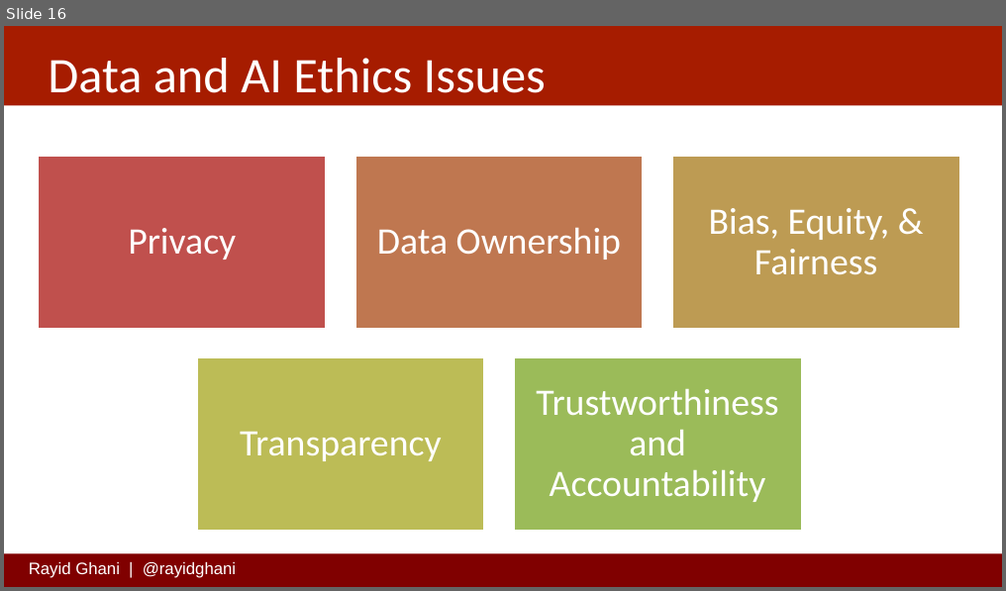
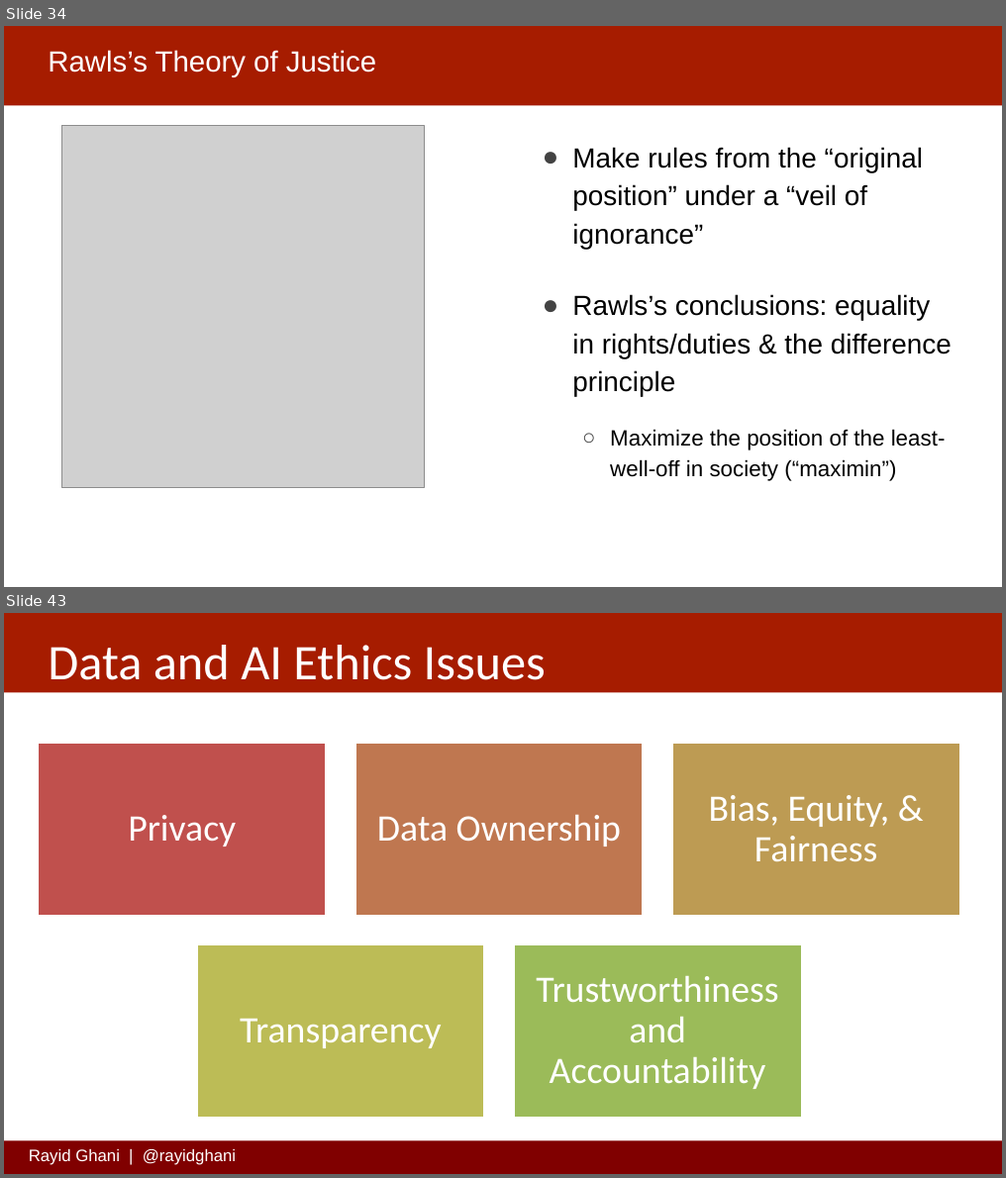
Before and after one commit to dssg/mlforpublicpolicylab, a slide deck: Lectures/EthicsOverview.pptx. Shown one above the other, each under a label of ours: slide 16 before the commit, slides 34 and 43 after it; the slides between them are not shown. The pictures are 1006x591 and 1006x1178 pixels, drawn with LibreOffice and Linux fonts; fonts in the diff are those of the drawing; grey boxes stand for pictures; background and template pictures are left out. Boxes give left, top, right and bottom in pixels: in the first picture for what was removed or moved away, otherwise in the second. Text is boxed around its words. In the diff, an @@ line names an element or a change of style, - is before the commit and + after.

```diff
--- a/Lectures/EthicsOverview.pptx
+++ b/Lectures/EthicsOverview.pptx
@@ slide 34 added at bbox=[4, 26, 1002, 587], background #FFFFFF; not listed: 1 template element that a slide beside it also shows @@
@@ title added at bbox=[48, 50, 376, 77], 28 pt, text #FFFFFF @@
+Rawls’s Theory of Justice
@@ picture added at bbox=[61, 126, 424, 488] @@
@@ text added at bbox=[572, 147, 951, 481], 26.7 pt, text #000000 @@
+● Make rules from the “original position” under a “veil of ignorance”
+● Rawls’s conclusions: equality in rights/duties & the difference principle
+  ○ Maximize the position of the least-well-off in society (“maximin”)
@@ what was slide 16 is now slide 43 @@
```
Also in this commit, not shown: 3 slides changed, 29 other slides added, 3 slides removed, 3 other files.
